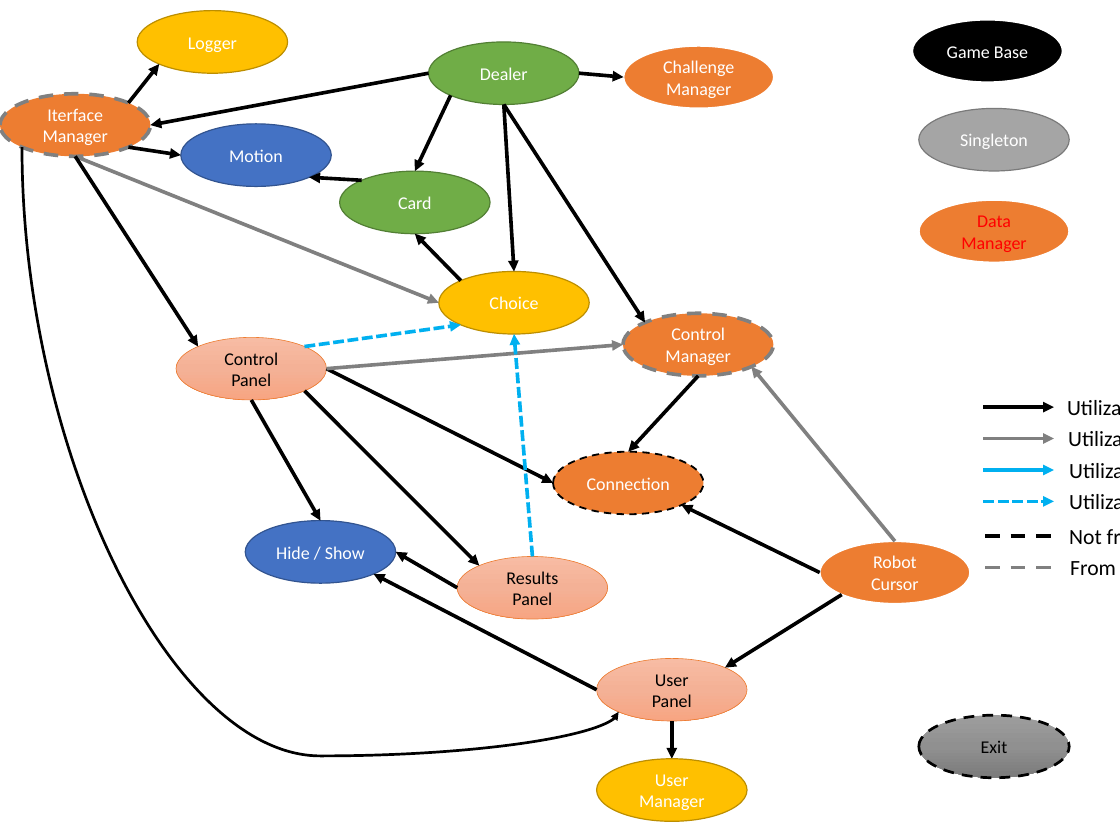
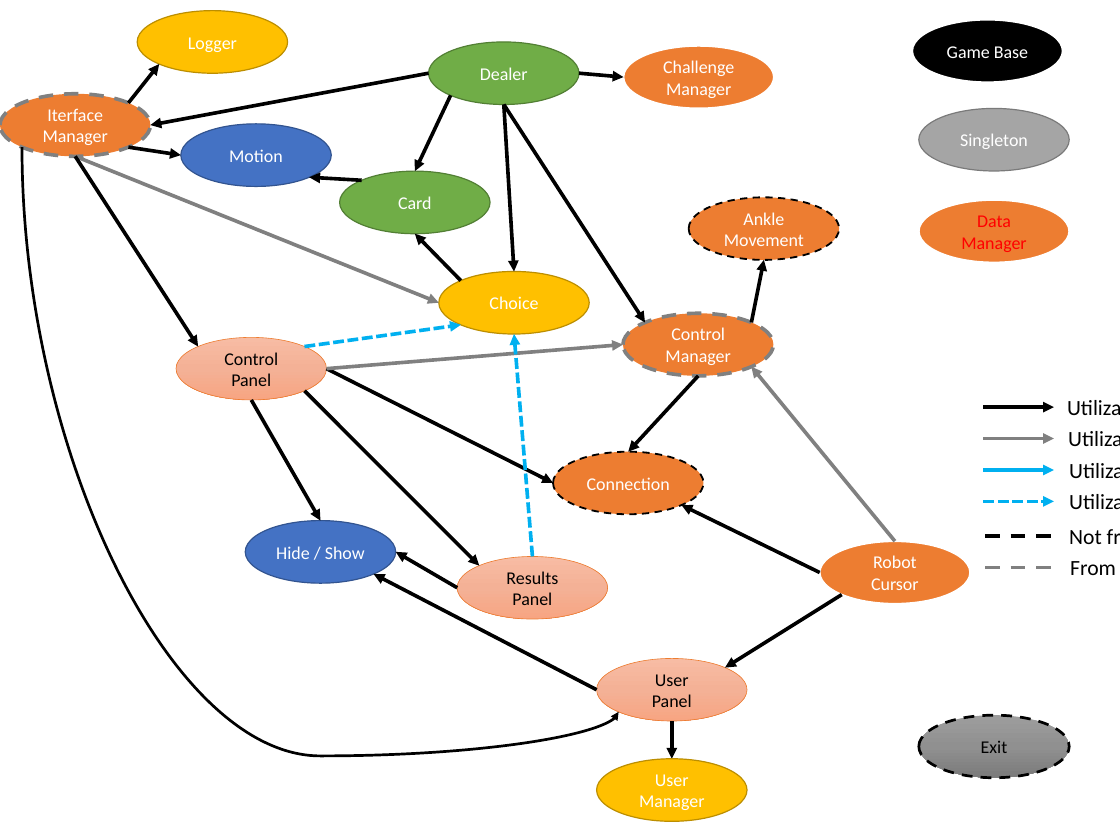
Before and after one commit to ThalesBP/AVC_CardGame, a slide deck: slide 2 of Script Flow.pptx. Drawn at 1120x840 pixels with LibreOffice and Linux fonts; fonts in the diff are those of the drawing. Boxes give left, top, right and bottom in pixels: in the first picture for what was removed or moved away, otherwise in the second. Text is boxed around its words. In the diff, an @@ line names an element or a change of style, - is before the commit and + after.

Commit message:
New function: Calibrate Movement Now game must work with robot (need test)

```diff
--- a/Script Flow.pptx
+++ b/Script Flow.pptx
@@ ellipse added at bbox=[689, 198, 839, 260], fill #ED7D31, outline #000000 1.5 pt dashed, 14.9 pt, text #FFFFFF @@
+Ankle
+Movement
@@ arrow added from (751, 323) to (764, 260), #000000 3 pt @@
```
Also in this commit, not shown: 12 other files.
